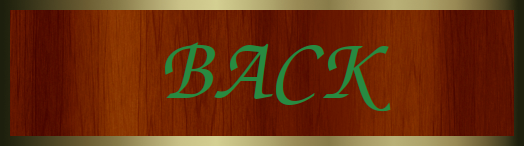
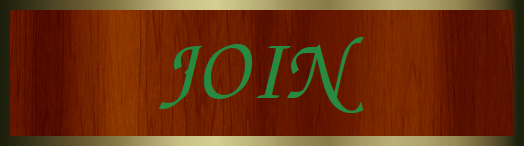
Layered file, before and after one edit (w=524, h=146). Changes by layer:
painted on "Text" over [158, 37, 391, 113]
